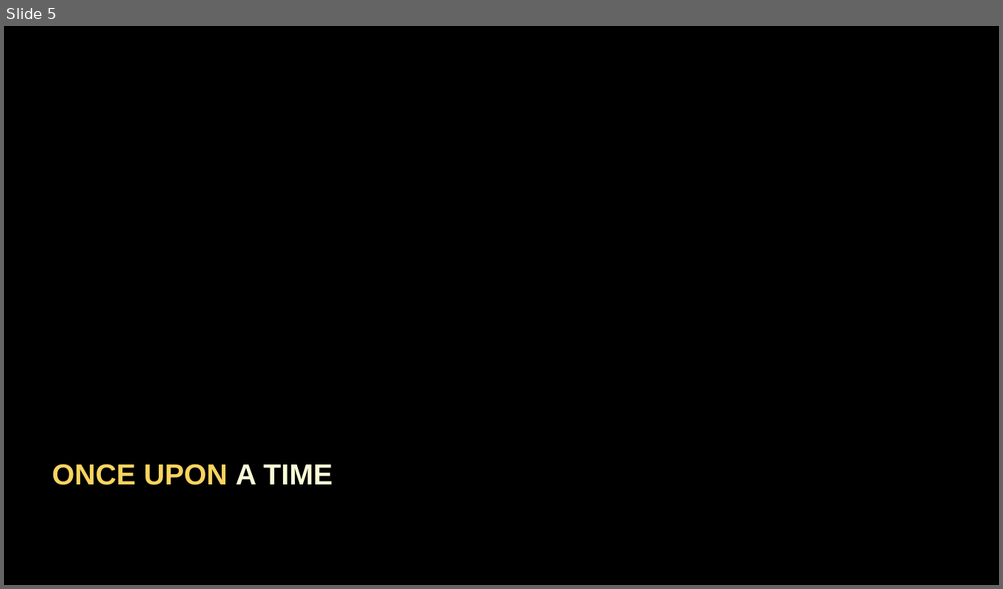
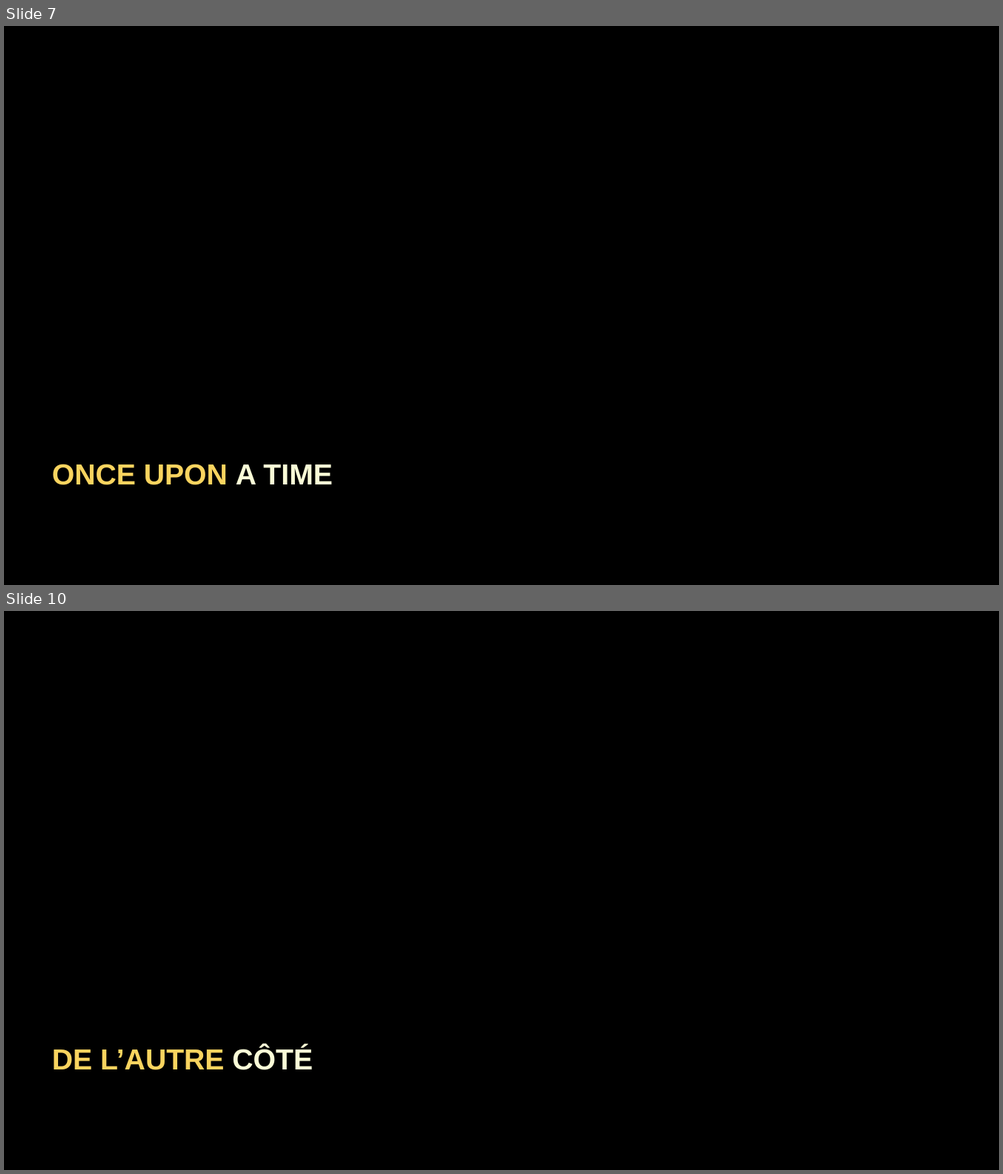
Before and after one commit to tpierrain/talk-de-l-autre-cote-du-miroir, a slide deck: DeLAutreCoteDuMiroir.pptx. Shown one above the other, each under a label of ours: slide 5 before the commit, slides 7 and 10 after it; the slides between them are not shown. The pictures are 1003x589 and 1003x1174 pixels, drawn with LibreOffice and Linux fonts; fonts in the diff are those of the drawing; background and template pictures are left out. Boxes give left, top, right and bottom in pixels: in the first picture for what was removed or moved away, otherwise in the second. Text is boxed around its words. In the diff, an @@ line names an element or a change of style, - is before the commit and + after.

```diff
--- a/DeLAutreCoteDuMiroir.pptx
+++ b/DeLAutreCoteDuMiroir.pptx
@@ slide 10 added at [4,611,999,1170], background picture (left out) @@
@@ rectangle added at [4,1006,999,1111], fill #000000 at 86% opacity @@
@@ text added at [52,1047,313,1071], 28 pt, text #F9D45F, bold @@
+DE L’AUTRE CÔTÉ
@@ what was slide 5 is now slide 7 @@
```
Also in this commit, not shown: 3 slides changed, 4 other slides added, 4 other files.
